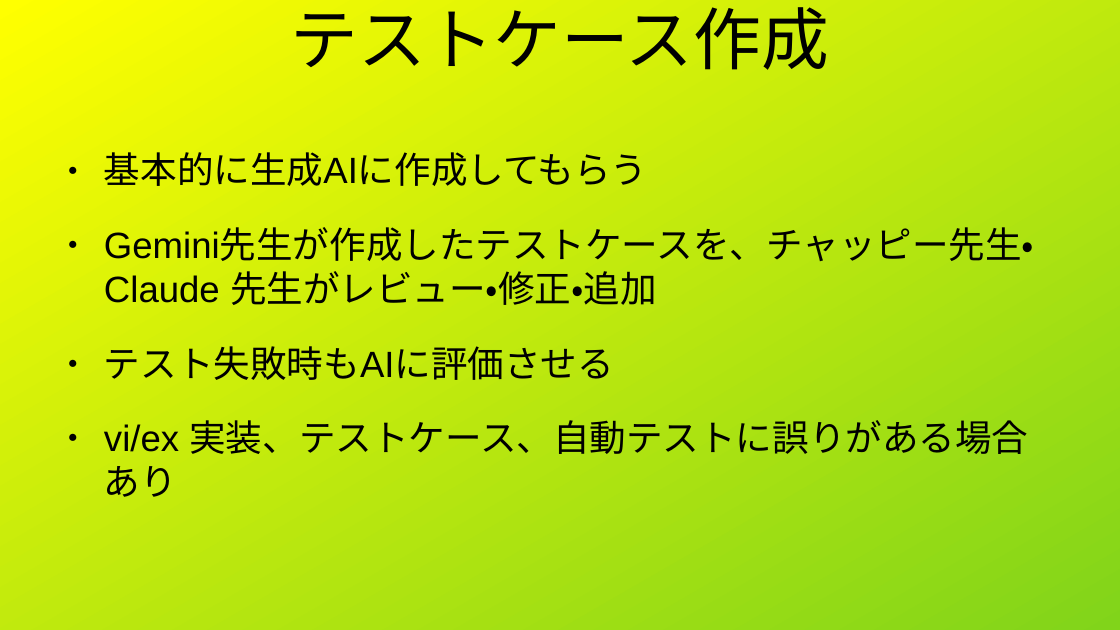
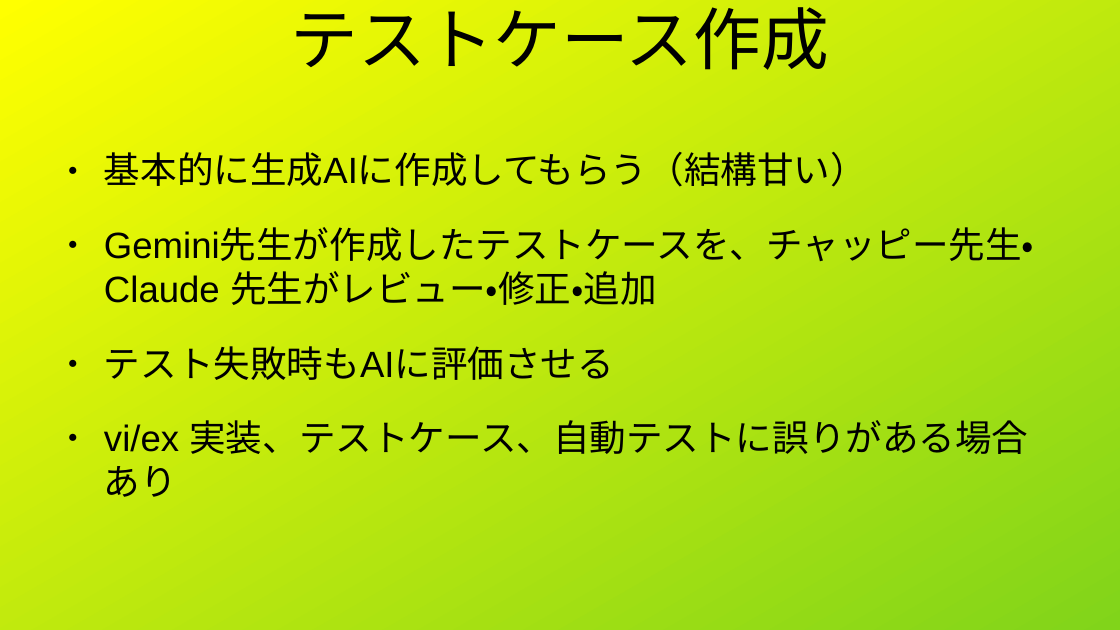
Before and after one commit to shigmas/viMarkdown, a slide deck: slide 8 of tech/ja/LT20260708/自動テスト.odp. Drawn at 1120x630 pixels with LibreOffice and Linux fonts; fonts in the diff are those of the drawing. Boxes give left, top, right and bottom in pixels: in the first picture for what was removed or moved away, otherwise in the second. Text is boxed around its words. In the diff, an @@ line names an element or a change of style, - is before the commit and + after.

```diff
--- a/tech/ja/LT20260708/自動テスト.odp
+++ b/tech/ja/LT20260708/自動テスト.odp
@@ text at (104, 152, 867, 187): text changed @@
-● 基本的に生成AIに作成してもらう
+● 基本的に生成AIに作成してもらう（結構甘い）
```
Also in this commit, not shown: 7 other slides changed, 7 other files.
